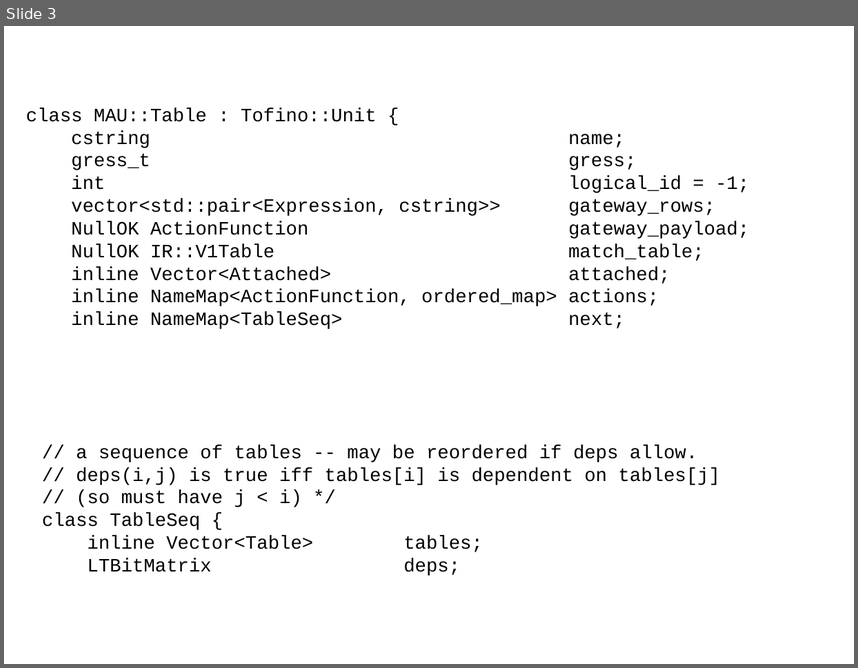
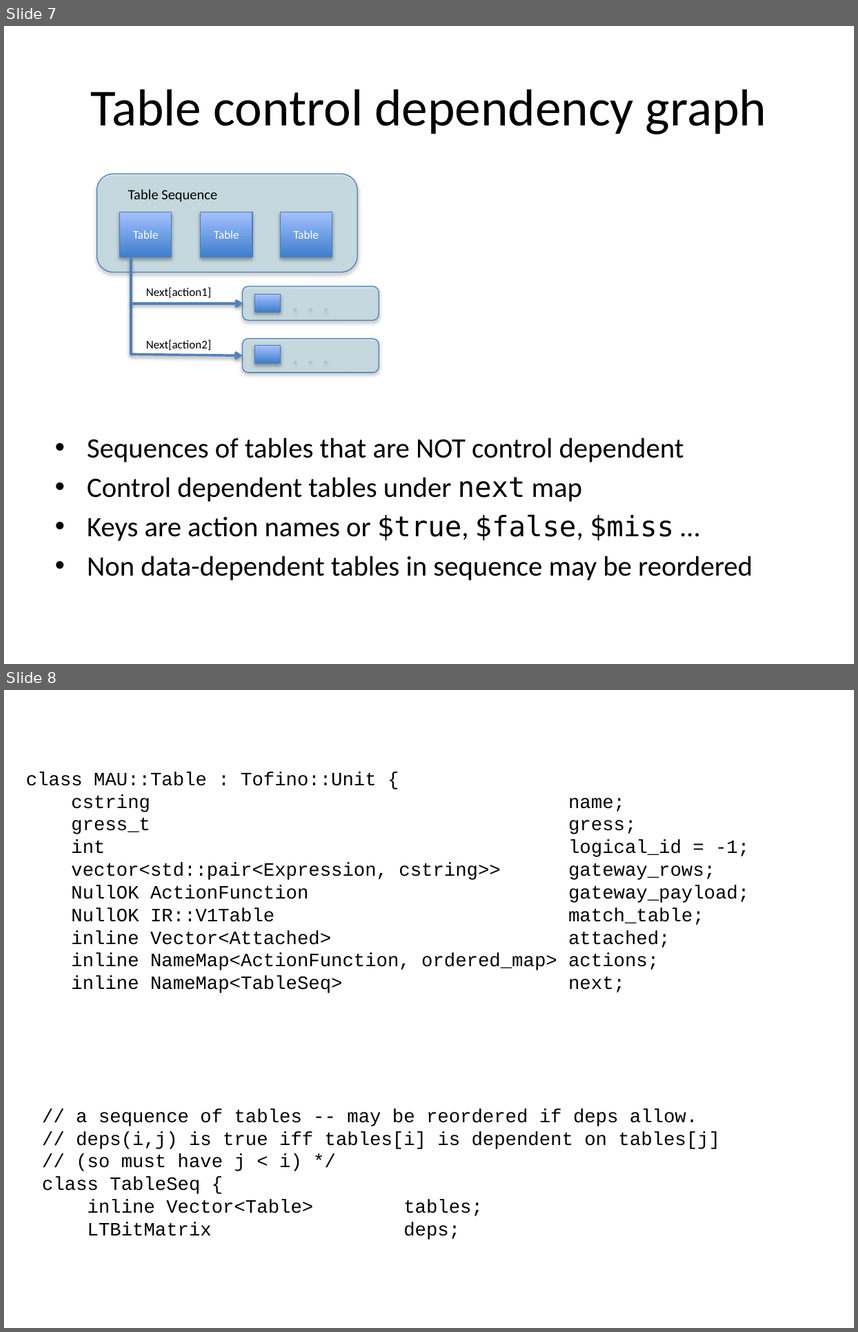
Before and after one commit to p4lang/bf-p4c, a slide deck: docs/TofinoBackend.pptx. Shown one above the other, each under a label of ours: slide 3 before the commit, slides 7 and 8 after it. The pictures are 858x668 and 858x1332 pixels, drawn with LibreOffice and Linux fonts; fonts in the diff are those of the drawing. Boxes give left, top, right and bottom in pixels: in the first picture for what was removed or moved away, otherwise in the second. Text is boxed around its words. In the diff, an @@ line names an element or a change of style, - is before the commit and + after.

```diff
--- a/docs/TofinoBackend.pptx
+++ b/docs/TofinoBackend.pptx
@@ slide 7 added at (4,26,854,664), background #FFFFFF @@
@@ title added at (90,89,766,134), 44 pt, text #000000 @@
+Table control dependency graph
@@ rounded rectangle added at (96,174,357,272), fill #B7DEE8 at 50% opacity, outline #4B7EBC 0.75 pt @@
@@ text added at (128,189,217,202), 12 pt, text #000000 @@
+Table Sequence
@@ rectangle added at (120,212,172,257), fill gradient #3F80CE to #A4C4FF, outline #4B7EBC 0.75 pt, 10 pt, text #FFFFFF @@
+Table
@@ rectangle added at (201,212,252,257), fill gradient #3F80CE to #A4C4FF, outline #4B7EBC 0.75 pt, 10 pt, text #FFFFFF @@
+Table
@@ rectangle added at (280,212,332,257), fill gradient #3F80CE to #A4C4FF, outline #4B7EBC 0.75 pt, 10 pt, text #FFFFFF @@
+Table
@@ line added from (131, 258) to (131, 354), #4F81BD 2 pt @@
@@ text added at (146,287,211,298), 10 pt, text #000000 @@
+Next[action1]
@@ rounded rectangle added at (243,286,379,320), fill #B7DEE8 at 50% opacity, outline #4B7EBC 0.75 pt, 18 pt, text gradient #BFD3F9 to #A0C1FF to #003D85, bold @@
+. . .
@@ rectangle added at (254,294,280,312), fill gradient #3F80CE to #A4C4FF, outline #4B7EBC 0.75 pt @@
@@ arrow added from (131, 303) to (243, 303), #4F81BD 2 pt @@
@@ arrow added from (131, 354) to (243, 355), #4F81BD 2 pt @@
@@ text added at (146,339,211,350), 10 pt, text #000000 @@
+Next[action2]
@@ rounded rectangle added at (243,339,379,373), fill #B7DEE8 at 50% opacity, outline #4B7EBC 0.75 pt, 18 pt, text gradient #BFD3F9 to #A0C1FF to #003D85, bold @@
+. . .
@@ rectangle added at (254,345,280,363), fill gradient #3F80CE to #A4C4FF, outline #4B7EBC 0.75 pt @@
@@ text added at (87,437,753,580), 23.8 pt, text #000000 @@
+• Sequences of tables that are NOT control dependent
+• Control dependent tables under next map
+• Keys are action names or $true, $false, $miss …
+• Non data-dependent tables in sequence may be reordered
@@ what was slide 3 is now slide 8 @@
```
Also in this commit, not shown: 1 slide changed, 4 other slides added.
